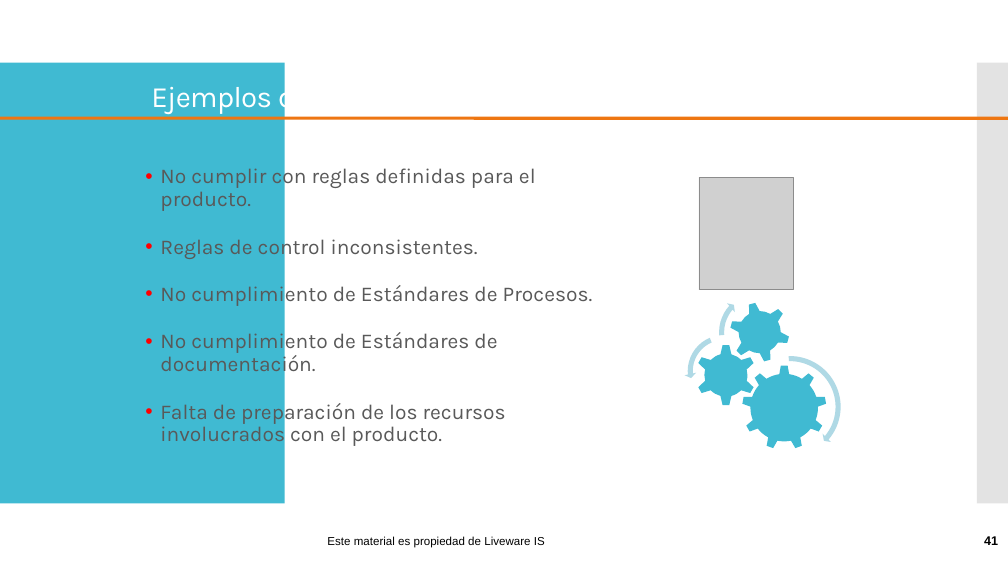
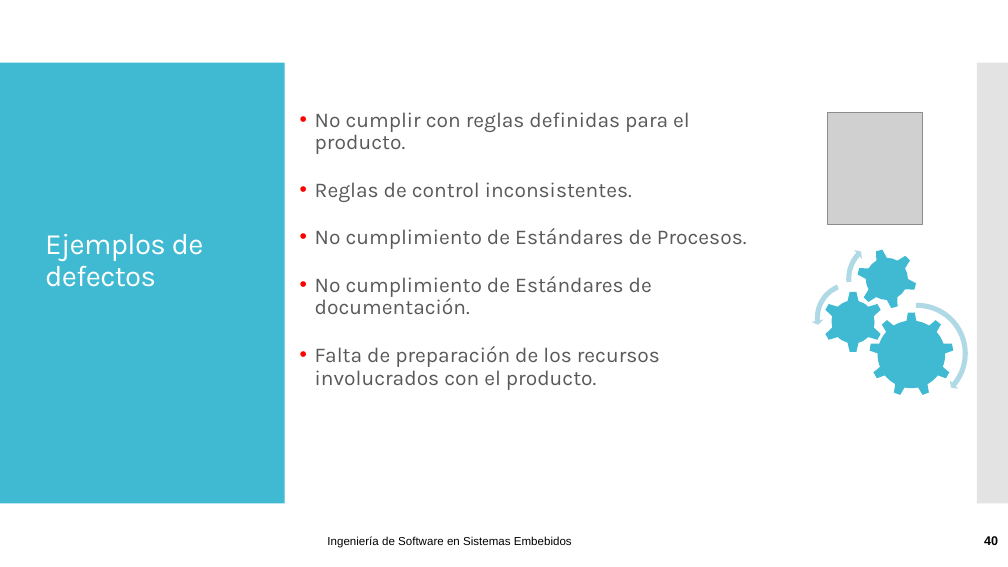
Before and after one commit to vvalotto/IS-en-Sistemas-Embebidos, a slide deck: slide 40 of 07 - IS - Calidad .pptx (slide 41 before the commit). Drawn at 1008x567 pixels with LibreOffice and Linux fonts; fonts in the diff are those of the drawing; grey boxes stand for pictures; background and template pictures are left out. Boxes give left, top, right and bottom in pixels: in the first picture for what was removed or moved away, otherwise in the second. Text is boxed around its words. In the diff, an @@ line names an element or a change of style, - is before the commit and + after.

```diff
--- a/07 - IS - Calidad .pptx
+++ b/07 - IS - Calidad .pptx
@@ text "No cumplir con reglas definidas ..." rewrapped from (x1=160, y1=164, x2=593, y2=447) to (x1=315, y1=112, x2=747, y2=390) @@
@@ line removed from (0, 118) to (1008, 118) @@
@@ picture moved from (x1=699, y1=177, x2=793, y2=290) to (x1=828, y1=112, x2=923, y2=225) @@
@@ title "Ejemplos de defectos" rewrapped from (x1=151, y1=80, x2=310, y2=114) to (x1=45, y1=234, x2=204, y2=287) @@
@@ gear at (x1=850, y1=242, x2=924, y2=316): rotation 0 to 345 degrees @@
@@ 2 circular arrows, 1 gear, 1 left circular arrow moved together from (x1=684, y1=290, x2=845, y2=461) to (x1=811, y1=237, x2=972, y2=408) @@
@@ gear at (x1=823, y1=291, x2=884, y2=352): rotation 345 to 0 degrees @@
@@ text at (x1=327, y1=536, x2=572, y2=548): text changed @@
-Este material es propiedad de Liveware IS
+Ingeniería de Software en Sistemas Embebidos
@@ page number at (x1=984, y1=536, x2=998, y2=545): text changed @@
-41
+40
```
Also in this commit, not shown: 48 other slides changed, 1 slide added, 2 slides removed, 4 other files.
